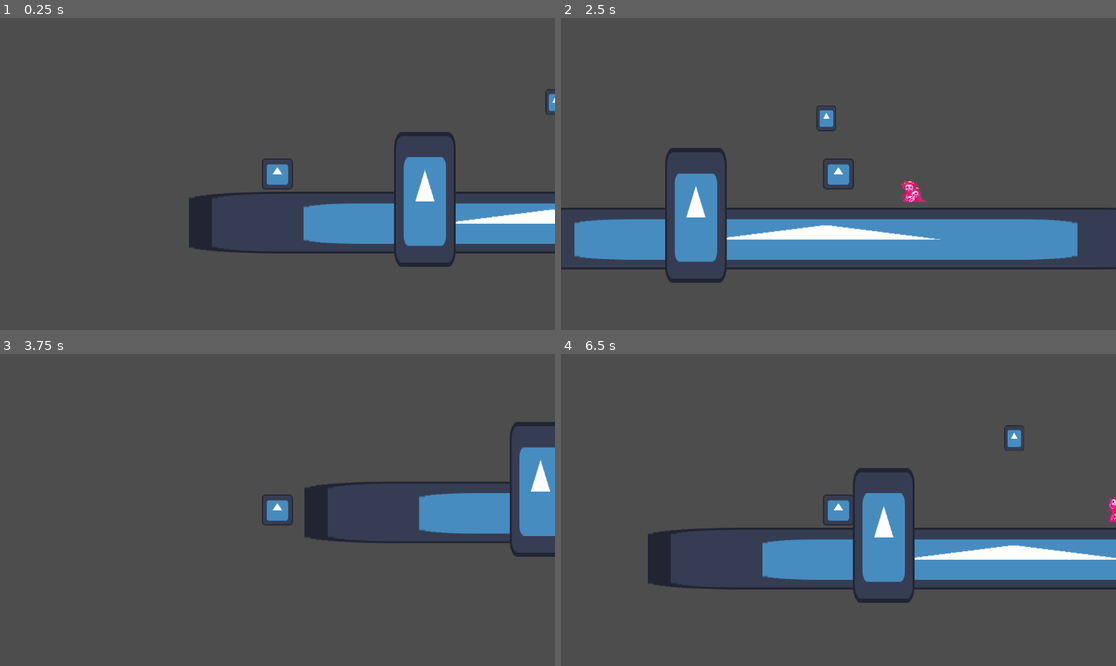
Above: before the commit, frames 1-4 (two rows, left to right).
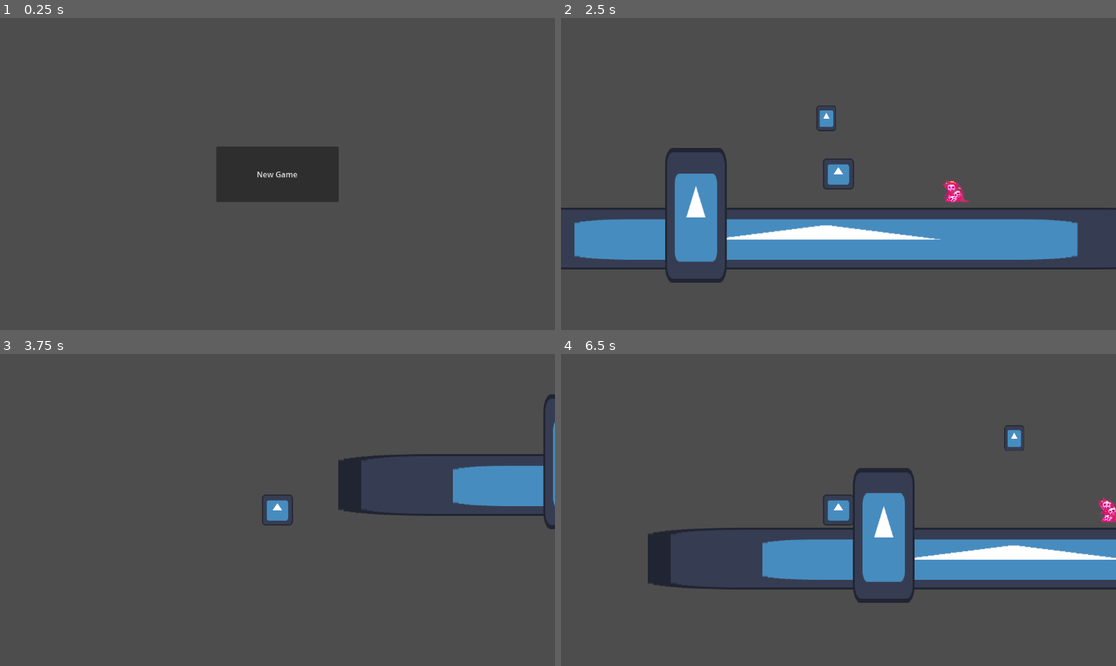
Above: after the commit, the same moments.

Repository: Brian0706/GDDC_Example_Game
Game: Godot game, scene res://Scenes/main_menu.tscn
Two runs of this game, one before a commit and one after it. Both use one fixed random seed, a clock stepped at 60 frames per second and the inputs below. Before the commit the project starts from res://Scenes/main.tscn. The engine's default icon, where the game draws it, is replaced by a stand-in: a white triangle on a blue panel in a dark square.
Inputs (mouse positions are in pixels of both pictures, inside the frame that each line leads up to):
- Up to frame 1 (0.25 s): no input
- Up to frame 2 (2.5 s): click (838, 174) at 0.5 s, where only the run after the commit has a clickable "New Game"; tap Enter at 1.25 s; hold D (right) from 1.28 s (still down); tap Space (jump) at 1.52, 2.27 s
- Up to frame 3 (3.75 s): release D (right) at 2.78 s; hold A (left) 2.78-3.53 s; hold D (right) from 3.53 s (still down)
- Up to frame 4 (6.5 s): tap Space (jump) at 3.77, 4.52, 5.27 s; release D (right) at 5.03 s; hold A (left) 5.03-5.78 s; hold D (right) from 5.78 s (still down)

The runs differ from the first frame. In frame 1, 12% of the frame differs, in the area x 34-100%, y 22-80%; in frame 2, 0.4%; in frame 3, 6.6%; in frame 4, 0.2%.

Commit message:
Added barebones main menu
- Added a barebones main menu with just a start button.
- Main scene is now main_menu.tscn
- Made the deathbox on the floor wider to stop player from getting stuck when jumping off in big form.

Diff:
--- /dev/null
+++ b/new-game-project/Code/main_menu.gd
@@ -0,0 +1,15 @@
+extends Control
+
+
+# Called when the node enters the scene tree for the first time.
+func _ready() -> void:
+	pass # Replace with function body.
+
+
+# Called every frame. 'delta' is the elapsed time since the previous frame.
+func _process(delta: float) -> void:
+	pass
+
+func _on_button_pressed() -> void:
+	print("'New Game' button pressed")
+	get_tree().change_scene_to_file("res://Scenes/main.tscn")
--- a/new-game-project/Scenes/coin.tscn
+++ b/new-game-project/Scenes/coin.tscn
@@ -1,6 +1,4 @@
-[gd_scene load_steps=3 format=3 uid="uid://doilvwcf145cv"]
-
-[ext_resource type="SpriteFrames" path="C:/Users/heinz/Desktop/CS_Projects/GDDC_Example_Game/new-game-project/Art/placeholder_coin.png" id="1_2qo34"]
+[gd_scene load_steps=2 format=3 uid="uid://doilvwcf145cv"]
 
 [sub_resource type="CircleShape2D" id="CircleShape2D_jgi06"]
 radius = 5.09902
@@ -13,5 +11,4 @@
 shape = SubResource("CircleShape2D_jgi06")
 
 [node name="AnimatedSprite2D" type="AnimatedSprite2D" parent="Area2D"]
-sprite_frames = ExtResource("1_2qo34")
 frame_progress = 0.864754
--- a/new-game-project/Scenes/main_menu.tscn
+++ b/new-game-project/Scenes/main_menu.tscn
@@ -1,3 +1,31 @@
-[gd_scene format=3 uid="uid://bdqnuec62wefb"]
+[gd_scene load_steps=2 format=3 uid="uid://cxjfr6kq81fos"]
 
-[node name="MainMenu" type="Node2D"]
+[ext_resource type="Script" uid="uid://bdti3vo7lx2hd" path="res://Code/main_menu.gd" id="1_28flt"]
+
+[node name="MainMenu" type="Control"]
+layout_mode = 3
+anchors_preset = 8
+anchor_left = 0.5
+anchor_top = 0.5
+anchor_right = 0.5
+anchor_bottom = 0.5
+grow_horizontal = 2
+grow_vertical = 2
+script = ExtResource("1_28flt")
+
+[node name="NewGameButton" type="Button" parent="."]
+layout_mode = 1
+anchors_preset = 8
+anchor_left = 0.5
+anchor_top = 0.5
+anchor_right = 0.5
+anchor_bottom = 0.5
+offset_left = -127.0
+offset_top = -57.5
+offset_right = 127.0
+offset_bottom = 57.5
+grow_horizontal = 2
+grow_vertical = 2
+text = "New Game	"
+
+[connection signal="pressed" from="NewGameButton" to="." method="_on_button_pressed"]
--- a/new-game-project/project.godot
+++ b/new-game-project/project.godot
@@ -11,7 +11,7 @@
 [application]
 
 config/name="GDDC_Example_Game"
-run/main_scene="uid://c54nfbrhwnhd"
+run/main_scene="uid://cxjfr6kq81fos"
 config/features=PackedStringArray("4.4", "Mobile")
 config/icon="res://Art/icon.svg"
 
Not shown, added: new-game-project/Code/main_menu.gd.uid
